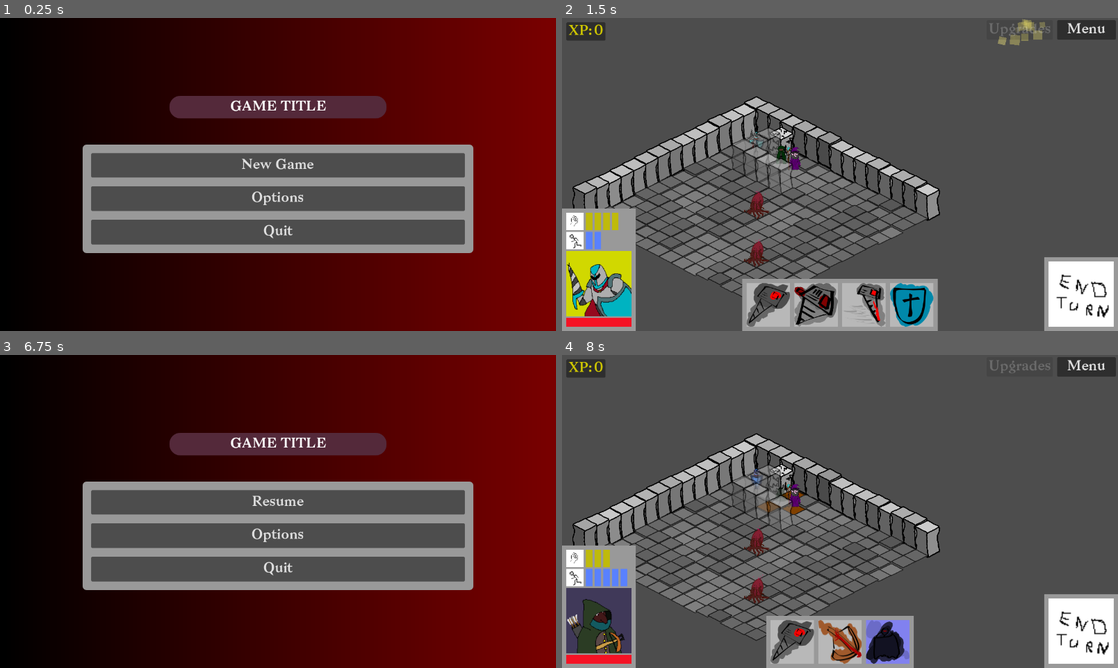
Above: before the commit, frames 1-4 (two rows, left to right).
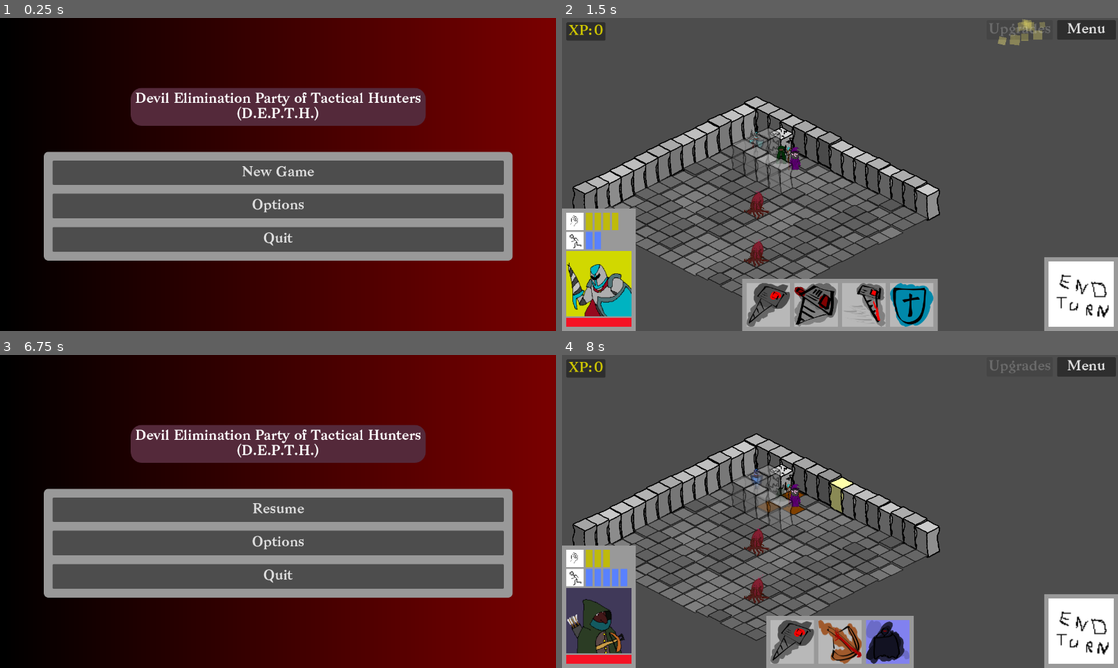
Above: after the commit, the same moments.

Repository: CiaranWoodward/LD57
Game: Godot game, scene res://scenes/main.tscn
The game is run twice, just before and just after one commit, with the same random seed, the same clock (stepped at 60 frames per second) and the same inputs. Sound files missing from this copy of the repository are replaced by a short silence.
Inputs (mouse positions are in pixels of both pictures, inside the frame that each line leads up to):
- Up to frame 1 (0.25 s): no input
- Up to frame 2 (1.5 s): click "New Game" at 0.5 s; click (767, 305) at 1.25 s
- Up to frame 3 (6.75 s): click (255, 642) at 2 s; click (300, 642) at 2.75 s; click (350, 642) at 3.5 s; click (517, 630) at 4.25 s; click (278, 642) at 5 s; click (328, 642) at 5.75 s; click "Menu" at 6.5 s
- Up to frame 4 (8 s): click "Resume" at 7.25 s

The runs differ from the first frame. In frame 1, 24% of the frame differs, in the area x 7-93%, y 22-78%; in frame 2, nothing differs; in frame 3, 24%; in frame 4, 0.2%.

Commit message:
Add export presets configuration and update main menu title
- Introduced a new configuration file `export_presets.cfg` to define export settings for the game, including options for web platform deployment.
- Updated the main menu title to "Devil Elimination Party of Tactical Hunters (D.E.P.T.H.)" for improved branding and clarity.

Diff:
--- a/UI/menu_main.tscn
+++ b/UI/menu_main.tscn
@@ -58,7 +58,8 @@
 [node name="MainTitle" type="Label" parent="MainMargin/MainVBox/MainTitleMargin/MainTextMargin"]
 layout_mode = 2
 theme_override_font_sizes/font_size = 32
-text = "GAME TITLE"
+text = "Devil Elimination Party of Tactical Hunters
+(D.E.P.T.H.)"
 horizontal_alignment = 1
 
 [node name="MainPanelMargin" type="MarginContainer" parent="MainMargin/MainVBox"]
Not shown, added: export_presets.cfg
Not shown, changed: README.md
